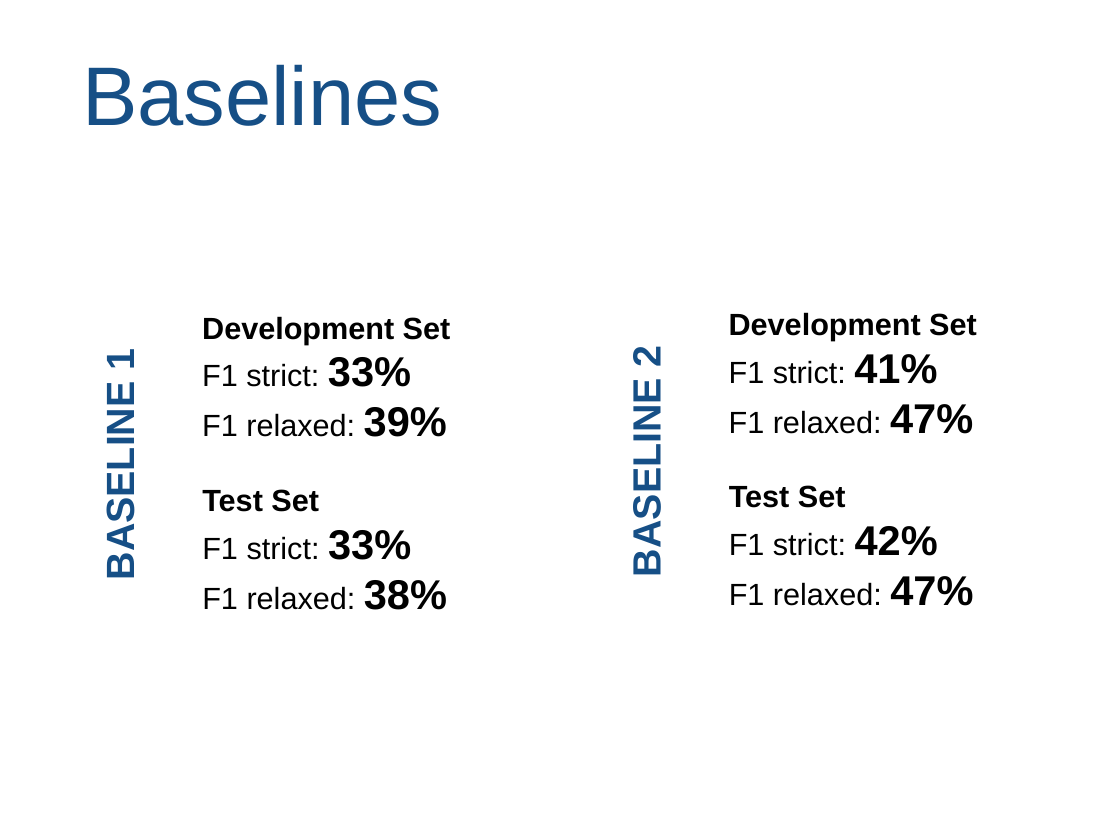
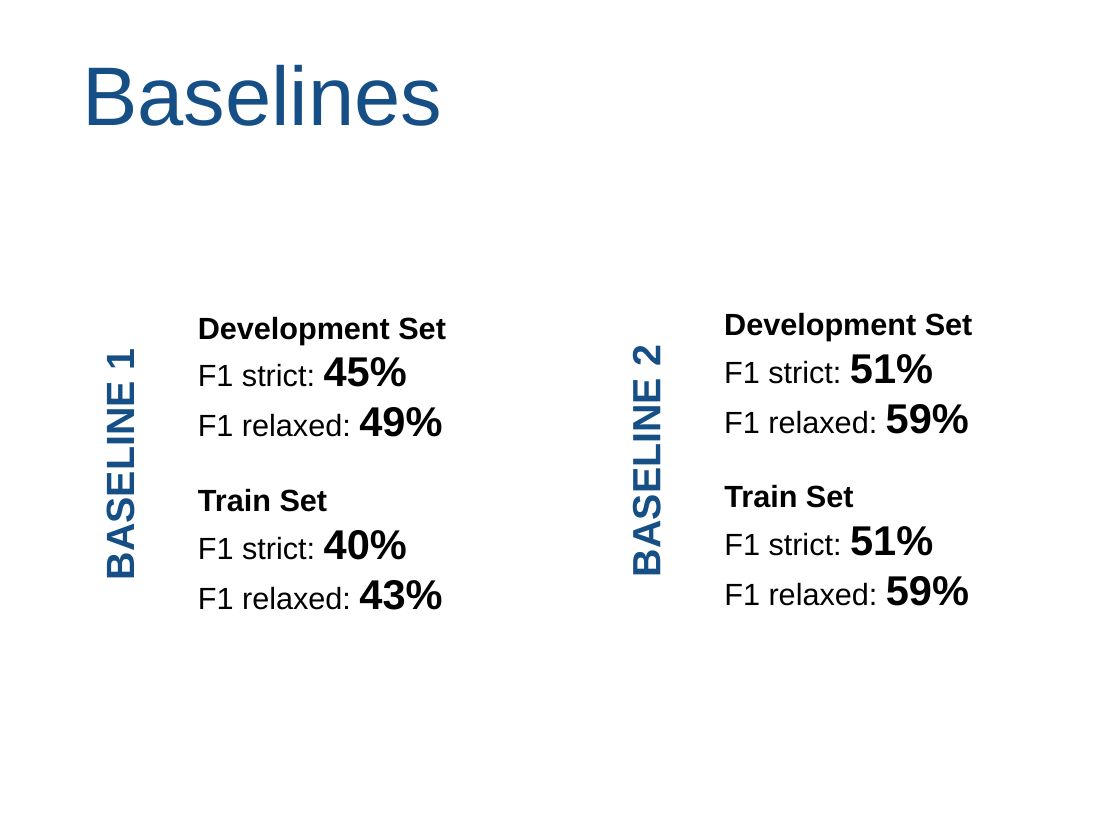
Before and after one commit to hugoflug/nlp-project, a slide deck: slide 2 of presentation/presentation.ppt. Drawn at 1120x840 pixels with LibreOffice and Linux fonts; fonts in the diff are those of the drawing. Boxes give left, top, right and bottom in pixels: in the first picture for what was removed or moved away, otherwise in the second. Text is boxed around its words. In the diff, an @@ line names an element or a change of style, - is before the commit and + after.

```diff
--- a/presentation/presentation.ppt
+++ b/presentation/presentation.ppt
@@ text at box(198, 357, 442, 437): text changed @@
-  F1 strict: 33%
-  F1 relaxed: 39%
+  F1 strict: 45%
+  F1 relaxed: 49%
@@ text at box(724, 354, 969, 434): text changed @@
-  F1 strict: 41%
-  F1 relaxed: 47%
+  F1 strict: 51%
+  F1 relaxed: 59%
@@ text at box(198, 488, 442, 610): text changed @@
-Test Set
-  F1 strict: 33%
-  F1 relaxed: 38%
+Train Set
+  F1 strict: 40%
+  F1 relaxed: 43%
@@ text at box(724, 484, 969, 606): text changed @@
-Test Set
-  F1 strict: 42%
-  F1 relaxed: 47%
+Train Set
+  F1 strict: 51%
+  F1 relaxed: 59%
```
Also in this commit, not shown: 6 other slides changed.
